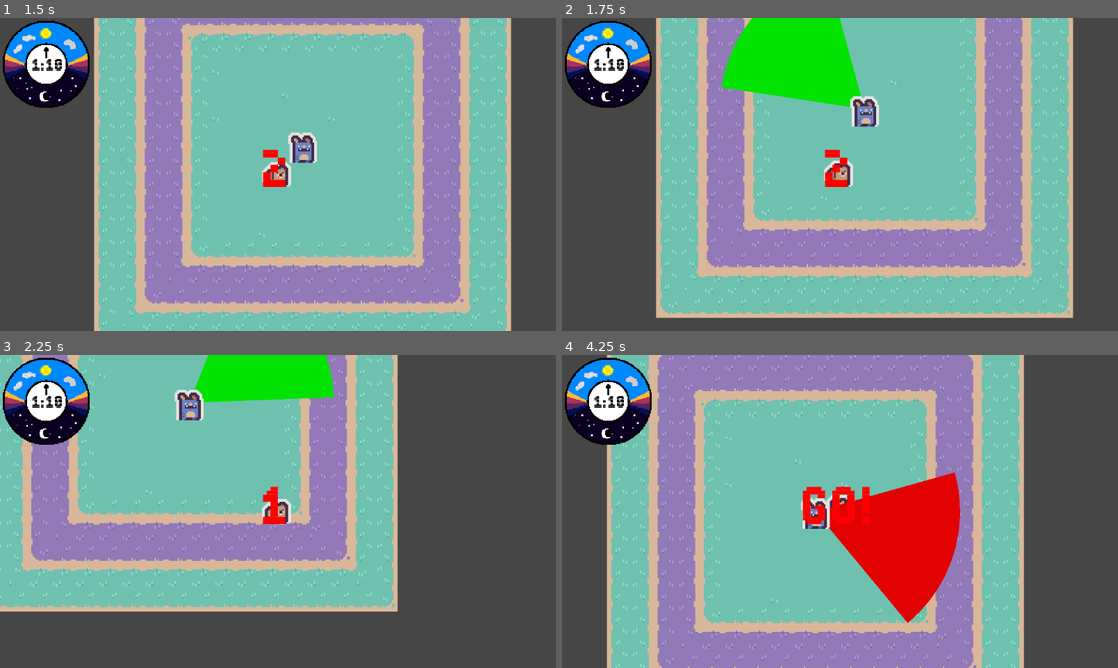
Above: before the commit, frames 1-4 (two rows, left to right).
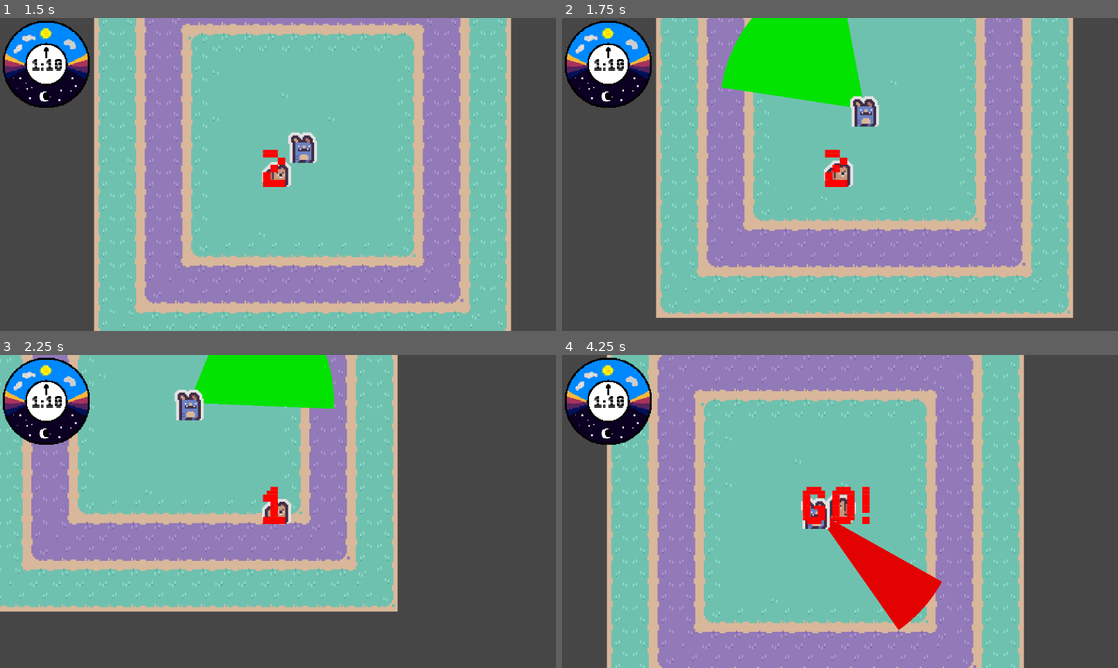
Above: after the commit, the same moments.

Repository: Sosenteam/groundhog-stealth
Game: Godot game, scene res://world.tscn
The game is run twice, just before and just after one commit, with the same random seed, the same clock (stepped at 60 frames per second) and the same inputs.
Inputs:
- Up to frame 1 (1.5 s): tap Enter at 0.5 s; hold D (move_right) 0.53-1.28 s; hold Space (move_dash) 0.53-1.28 s; hold S (move_down) from 1.28 s (still down); tap Space (move_dash) at 1.35 s
- Up to frame 2 (1.75 s): keep holding S (move_down)
- Up to frame 3 (2.25 s): release S (move_down) at 2.03 s; hold D (move_right) from 2.03 s (still down); hold Space (move_dash) from 2.03 s (still down)
- Up to frame 4 (4.25 s): release D (move_right) at 2.78 s; release Space (move_dash) at 2.78 s; hold W (move_up) 2.78-3.53 s; tap Space (move_dash) at 2.85 s; hold A (move_left) from 3.53 s (still down); hold Space (move_dash) from 3.53 s (still down)

Frame 1 is identical in both runs. In frame 2, 0.2% of the frame differs, in the area x 28-54%, y 0-26%; in frame 3, 0.5%; in frame 4, 4.9%, in the area x 47-72%, y 37-88%.

Commit message:
made raycast viewcone stop on objects

Diff:
--- a/phil/phil.gd
+++ b/phil/phil.gd
@@ -3,6 +3,7 @@
 @export var view_length = 100
 @export var view_angle = PI/6
 @export var speed = 50
+@export var ray_count = 50
 
 signal start_detecting
 signal stop_detecting
@@ -53,8 +54,8 @@
 	var collision_result = false
 	rays_to_draw = []
 	var original_angle = direction.angle()
-	for i in range(-6,6):
-		var angle = remap(i,-6,6,-view_angle,view_angle)
+	for i in range(-ray_count/2,ray_count/2):
+		var angle = remap(i,-ray_count/2,ray_count/2,-view_angle,view_angle)
 		var new_direction = Vector2.from_angle(original_angle+angle)
 		var result = raycast(new_direction*view_length)
 		if(result):
@@ -65,11 +66,20 @@
 
 ## Sends out raycasts in direction from phil.position
 func raycast(vect: Vector2):
+	var is_colliding = false
 	var space_state = get_world_2d().direct_space_state
 	#global coords
-	var query = PhysicsRayQueryParameters2D.create(position, position+vect,2)
+	var query = PhysicsRayQueryParameters2D.create(position, position+vect)
 	var result = space_state.intersect_ray(query)
+	var final_point: Vector2 = position+vect
+	if(result):
+		if(result.collider.get_collision_layer_value(2)):
+			is_colliding = true
+		if(result.collider.get_collision_layer_value(1)):
+			final_point = result.position
+		#if(result.collider.collision_layer == 2 || result.collider.collision_layer == 1)
 
-	var raycast_points = [position, position+vect]
+
+	var raycast_points = [position, final_point]
 	rays_to_draw.push_back(raycast_points)
-	return result
+	return is_colliding
